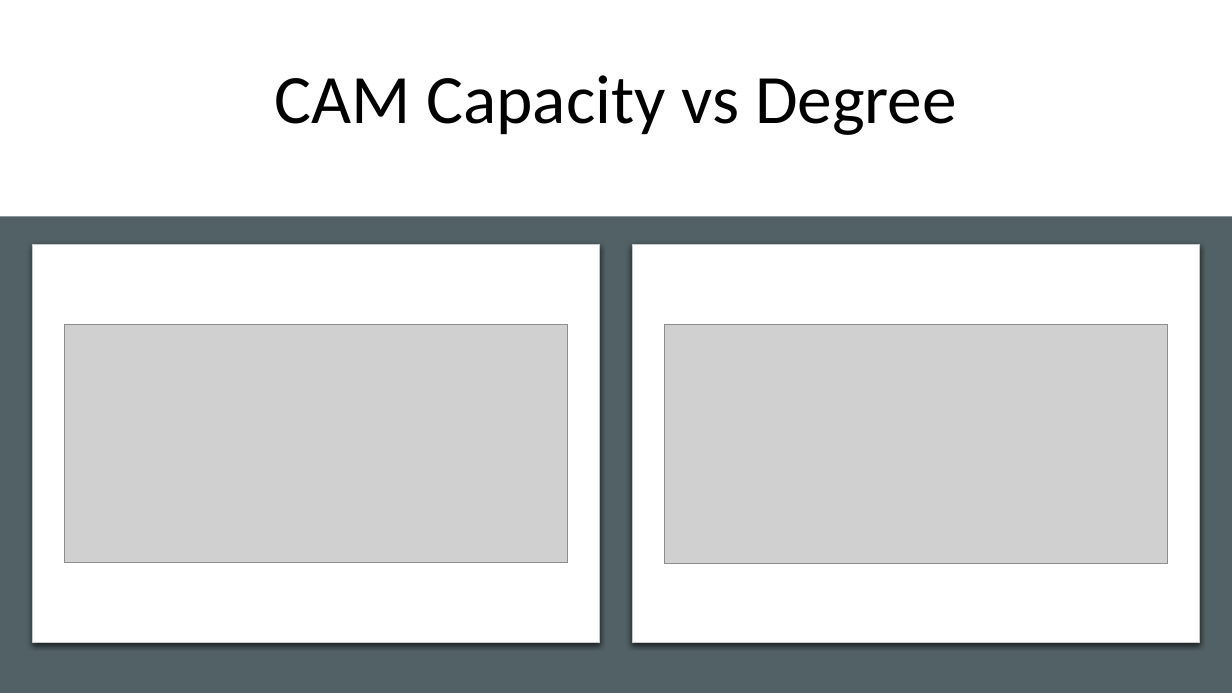
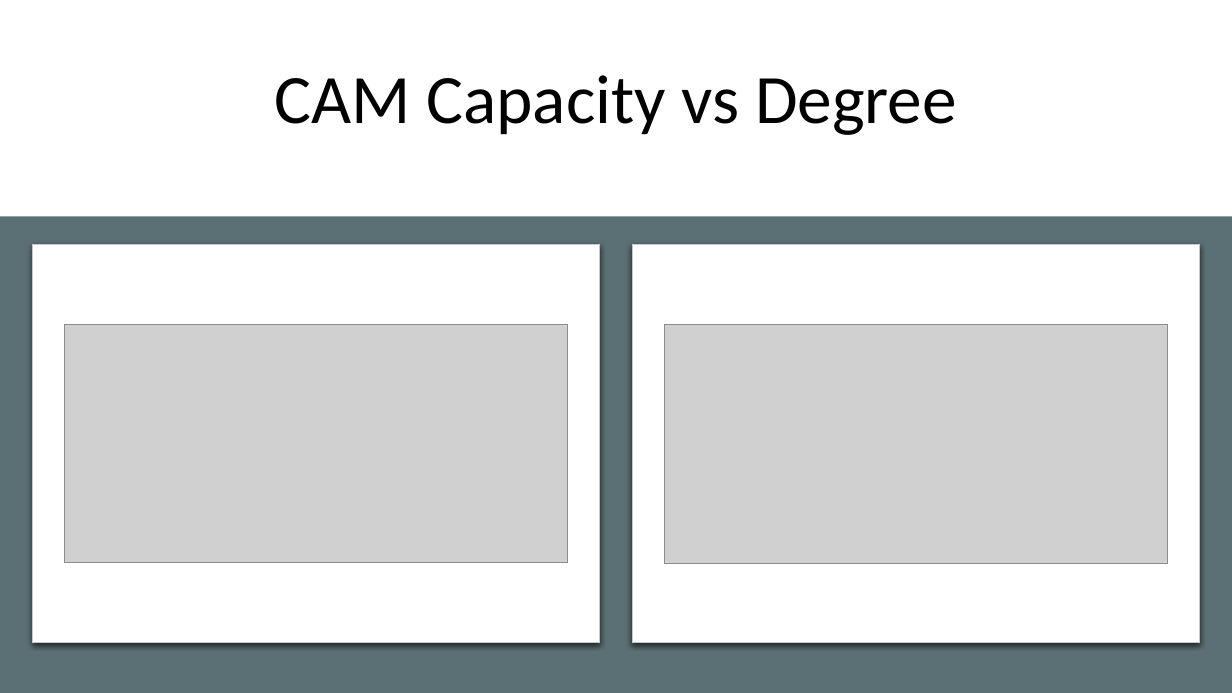
Before and after one commit to jshalf/P38-IUSG-Graphs, a slide deck: slide 13 of Faysal/Weekly_Meeting_210507.pptx. Drawn at 1232x693 pixels with LibreOffice and Linux fonts; fonts in the diff are those of the drawing; grey boxes stand for pictures. Boxes give left, top, right and bottom in pixels: in the first picture for what was removed or moved away, otherwise in the second. Text is boxed around its words. In the diff, an @@ line names an element or a change of style, - is before the commit and + after.

```diff
--- a/Faysal/Weekly_Meeting_210507.pptx
+++ b/Faysal/Weekly_Meeting_210507.pptx
@@ rectangle at [0,216,1232,693]: fill #516165 to #5B7075 @@
```
Also in this commit, not shown: 5 other slides changed, 2 other files.
